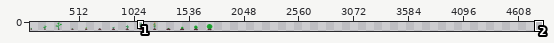
One commit to this sprite sheet: Assets/Content/plant.png. The picture above shows the old version from afar; the outline marks the close-up.
Close-up. Old version:
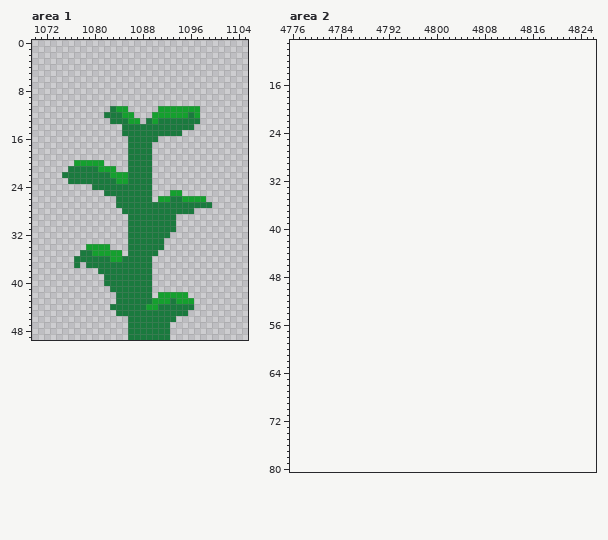
The file is 1792x128 pixels. Shown: area 1: x 1070..1105, y 0..49; area 2: x 4776..4826, y 9..80. The old version is drawn lined up with the new one, on the new canvas. The wide view leaves out empty margins. The commit also changed other parts of the picture, which this record leaves out.
Now the later version:
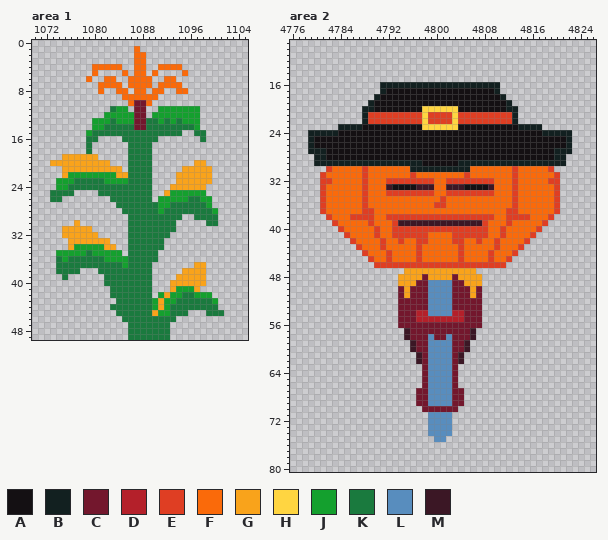
Palette (. is transparent): A #141013  B #122020  C #73172d  D #b4202a  E #df3e23  F #fa6a0a  G #f9a31b  H #ffd541  J #14a02e  K #1a7a3e  L #588dbe  M #3b1725
The exact change:
canvas 1792x128 -> 4864x128
Changed rows in their new state; - is an unchanged pixel.
Area 1:
first column x 1073:
 1 --------------F--------------
 2 --------------FF-------------
 3 --------------FF-------------
 4 -------FFFFF--FF--FFFF-------
 5 -------F----F-FF-F----F------
 6 ------F--FF--FFFF--FF--------
 7 --------FFFF-FFFF-FFFF-------
 8 --------F--FF-FF-FF--FF------
 9 ------------FFFFFF-----------
10 -------------FCCF------------
11 --------------CC-------------
12 ---------JJJ--CC-------J-----
13 -------JJJ-JJ-CC-KJ-J-JJJ----
14 -------JJKKK--CC--------J----
15 ------JKKKKK------------KK---
16 ------KK----K------------K---
17 ------K----------------------
18 ------K----------------------
19 --GGGGGG---------------------
20 GGGGGGGGGG--------------GG---
21 --GGGGGGGGGG----------GGGGG--
22 --GJJJJJJJ-GG--------GGGGGG--
23 -JJJ-----JJ----------GGGGGG--
24 -JJKKKK-------------GGGGGG---
25 KKKK----K----------G--JJJJ---
26 KK--------K---------JJ-KK-J--
27 ------------------JJ------J--
28 ------------------J-----KKKJ-
29 ---------------------K--KKKK-
30 ----G---------------------KK-
31 --GGGGG----------------------
32 --GGGGGG---------------------
33 ---GGGGGGG-------------------
34 ---GJJ---GG------------------
35 -JJJJJ-----------------------
36 -KJK-----J--J----K-----------
37 -KKK-K------J-----------GG---
38 -KKKK-----------------GGGG---
39 --K------------------GGGGG---
40 --------------------GGGGGG---
41 --------------------GJJJG----
42 ----------K--------G--KKJJJ--
43 ------------------G-JKKKKKKJ-
44 ----------------K-GJ----KKKK-
45 -----------------GJJ------KKK
46 ------------K----------------
Area 2:
first column x 4779:
16 ------------BBBBBBBBBBBBBBBBBBBB------------
17 ------------BAAAAAAAAAAAAAAAAAAB------------
18 -----------BAAAAAAAAAAAAAAAAAAAAB-----------
19 ----------BAAAAAAAAAAAAAAAAAAAAAAB----------
20 ---------BBAAAAAAAAHHHHHHAAAAAAAABB---------
21 ---------BEEEEEEEEEHEEEEHEEEEEEEEEB---------
22 ---------BEEEEEEEEEHEEEEHEEEEEEEEEB---------
23 -----BBBBAAAAAAAAAAHHHHHHAAAAAAAAAABBBB-----
24 BBBBBAAAAAAAAAAAAAAAAAAAAAAAAAAAAAAAAAABBBBB
25 BAAAAAAAAAAAAAAAAAAAAAAAAAAAAAAAAAAAAAAAAAAB
26 BAAAAAAAAAAAAAAAAAAAAAAAAAAAAAAAAAAAAAAAAAAB
27 BBBAAAAAAAAAAAAAAAAAAAAAAAAAAAAAAAAAAAAAABBB
28 -BBAAAAAAAAAAAAAAAAAAAAAAAAAAAAAAAAAAAAAABB-
29 -BBBBBBBBBBBBBBBBBBAAAAAABBBBBBBBBBBBBBBBBB-
30 ---EFFFFFEFFFFFFFBBBBBBBBBBFFFFFFFEFFFFFE---
31 --EFFFFFFEFFFFFFFEFFFFFFFFEFFFFFFFEFFFFFFE--
32 --EEFFFFFEFFFEEEEEEEEFFEEEEEEEEFFFEFFFFFEE--
33 --EFFFFFFEFFFMAAAAMMMFFMMMAAAAMFFFEFFFFFFE--
34 --EFFFFFFEFFFEEEEEEEEFFEEEEEEEEFFFEFFFFFFE--
35 --EFFFFFFEFFFFFFFFFFFFEFFFFFFFFFFFEFFFFFFE--
36 --EFFFFFFEFFFFFFFFFFFEEFFFFFFFFFFFEFFFFFFE--
37 --EFFFFFFEEFFFFFFFFFFFFFFFFFFFFFFEEFFFFFFE--
38 ---EFFFEEEEFFEEEEEEEEEEEEEEEEEEFFEEEEFFFE---
39 ----EFFFFFEFFFEMMMMMMMMMMMMMMEFFFEFFFFFE----
40 -----EFFFFFEFFEEEEEEEEEEEEEEEEFFEFFFFFE-----
41 ------EFFFFEFFEEEEEEFFFFEEEEEEFFEFFFFE------
42 -------EFFFFEFFEFFEEFFFFEEFFEFFEFFFFE-------
43 --------EFFFEFFFFFEFFFFFFEFFFFFEFFFE--------
44 ---------EFFFEFFFFEFFFFFFEFFFFEFFFE---------
45 ----------EFFEFFFFEFFFFFFEFFFFEFFE----------
46 -----------EEEEEEEEEEEEEEEEEEEEEE-----------
47 ----------------GGGGGGGGGGGG----------------
48 ---------------GGGGCGGGGCGGGG---------------
49 ---------------GGGCCLLLLCCGGG---------------
50 ---------------CGCCCLLLLCCCGC---------------
51 ---------------CGCCCLLLLCCCGC---------------
52 ---------------CCCCCLLLLCCCCC---------------
53 ---------------CCCCCLLLLCCCCC---------------
54 ---------------CCCDDLLLLDDCCC---------------
55 ---------------CCCDDDDDDDDCCC---------------
56 ---------------CCCCCCCCCCCCCC---------------
57 ----------------MCCCCCCCCCCM----------------
58 ----------------MCCCLCCLCCCM----------------
59 -----------------MCCLLLLCCM-----------------
60 -----------------MCCLLLLCCM-----------------
61 ------------------MCLLLLCM------------------
62 ------------------MCLLLLCM------------------
63 -------------------CLLLLC-------------------
64 -------------------CLLLLC-------------------
65 -------------------CLLLLC-------------------
66 -------------------CLLLLC-------------------
67 ------------------CCLLLLCC------------------
68 ------------------CCLLLLCC------------------
69 ------------------CCLLLLCC------------------
70 -------------------CCCCCC-------------------
71 --------------------LLLL--------------------
72 --------------------LLLL--------------------
73 --------------------LLLL--------------------
74 --------------------LLLL--------------------
75 ---------------------LL---------------------
Changed places in both close-ups, as pixel boxes (x1, y1, x2, y2):
changed: (50, 46, 224, 322)
added: (308, 82, 572, 442)
